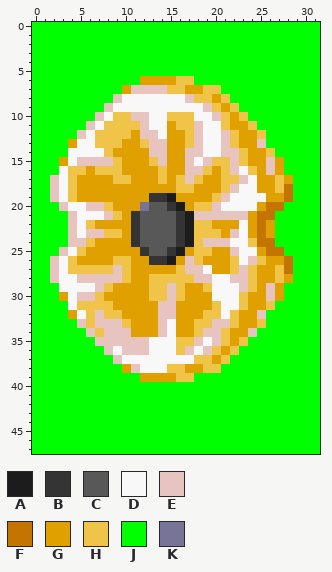
Pixel-art sprite -- Resources/WeaponrySprites/8thMelee/BigOb/21AlienAdvHoloShield.png. Above, as it was before the edit.
The file is 32x48 pixels. Colours within 5 levels of each other are drawn and written as one.
Palette (. is transparent): A #1c1c1c  B #343434  C #585858  D #f8f8f8  E #e8c4c0  F #c47400  G #e0a000  H #f0c448  J #00ff00  K #787498
Pixels before, first column x 0:
 0 JJJJJJJJJJJJJJJJJJJJJJJJJJJJJJJJ
 1 JJJJJJJJJJJJJJJJJJJJJJJJJJJJJJJJ
 2 JJJJJJJJJJJJJJJJJJJJJJJJJJJJJJJJ
 3 JJJJJJJJJJJJJJJJJJJJJJJJJJJJJJJJ
 4 JJJJJJJJJJJJJJJJJJJJJJJJJJJJJJJJ
 5 JJJJJJJJJJJJJJJJJJJJJJJJJJJJJJJJ
 6 JJJJJJJJJJJJGGGGHHJJJJJJJJJJJJJJ
 7 JJJJJJJJJJGEEEEHHGGHHJJJJJJJJJJJ
 8 JJJJJJJJJEDDDDDDDEHHGHJJJJJJJJJJ
 9 JJJJJJJJEDDDDDDDDDDEHGHJJJJJJJJJ
10 JJJJJJJEDHHEEDDHHHDDEHGHJJJJJJJJ
11 JJJJJJEDHHHHEDDGHHEDDHGGHJJJJJJJ
12 JJJJJEDHHHHGEEDGGHEDDEHGGHJJJJJJ
13 JJJJGDDHHHGGHEEGGHEDDEHGGEJJJJJJ
14 JJJJDDDDHGGGGEEGGEEDDEEHGGHJJJJJ
15 JJJGDEEEEHGGGHEGGEDEHHEHGGEGJJJJ
16 JJJDHHGHHHGGGGHGGEEHGHEDHGEGJJJJ
17 JJEDHGGGGHHGGGHGHEHGGHHEDGGHGJJJ
18 JJEDHGGGGGGGGGGGHHGGGHEDDGGHFJJJ
19 JJEDHGGGGGGGGBBAGGGGHEDDDDGGFJJJ
20 JJJEDDEEHGGGKCCBAGHHEDDDDGFFJJJJ
21 JJJJEDDDEHGBCCCCBAEEEEEEGFFJJJJJ
22 JJJJEDHGGGGBCCCCBAHHGGGDGFGJJJJJ
23 JJJJEDEEHHGBCCCCBAHHHGEDGFGJJJJJ
24 JJJJEEHGGGGBCCCCBAHEEEDDHFFJJJJJ
25 JJJEDHGGGGGGBCCBAGHHGGEDDGFFJJJJ
26 JJEDHGGGGHHGGBBAGEHGGGHDEHGGFJJJ
27 JJEDHHHHHEHGGGGGHEEDGGHEHGGHFJJJ
28 JJEDDEEEEEHGGHHHHHEEDDEEHGGHGJJJ
29 JJJDDDDEHGGGGHHEHGGHDDDEHGEGJJJJ
30 JJJGDEEHGGGGGHHEHGGGDDDHGGEGJJJJ
31 JJJJDHHHHGGGGGEEGGGGHDDHGGHJJJJJ
32 JJJJGDHEHHGGGGEEGGGHHDHGGEJJJJJJ
33 JJJJJEHEEEHGGGEDGGHHEEHGGHJJJJJJ
34 JJJJJJEHEEEGGGEDGGHEEHGGEJJJJJJJ
35 JJJJJJJEEEEEEDDDHHEDEHGHJJJJJJJJ
36 JJJJJJJJEDEEEDDDHEDEHGHJJJJJJJJJ
37 JJJJJJJJJEDDDDDDDDHHGHJJJJJJJJJJ
38 JJJJJJJJJJGEDDDHHGGHHJJJJJJJJJJJ
39 JJJJJJJJJJJJGGGGHHJJJJJJJJJJJJJJ
40 JJJJJJJJJJJJJJJJJJJJJJJJJJJJJJJJ
41 JJJJJJJJJJJJJJJJJJJJJJJJJJJJJJJJ
42 JJJJJJJJJJJJJJJJJJJJJJJJJJJJJJJJ
43 JJJJJJJJJJJJJJJJJJJJJJJJJJJJJJJJ
44 JJJJJJJJJJJJJJJJJJJJJJJJJJJJJJJJ
45 JJJJJJJJJJJJJJJJJJJJJJJJJJJJJJJJ
46 JJJJJJJJJJJJJJJJJJJJJJJJJJJJJJJJ
47 JJJJJJJJJJJJJJJJJJJJJJJJJJJJJJJJ
The same view after the edit:
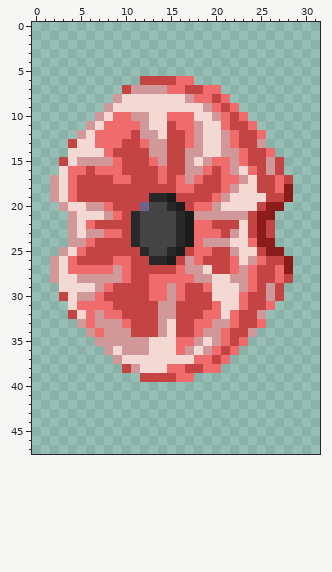
Diff:
Colour B changes from #343434 to #282828.
Colour C changes from #585858 to #444444.
Colour D changes from #f8f8f8 to #f4d8d4.
Colour E changes from #e8c4c0 to #d09898.
Colour F changes from #c47400 to #8c1c1c.
Colour G changes from #e0a000 to #c44444.
Colour H changes from #f0c448 to #f06c6c.
Colour K changes from #787498 to #6c648c.
The author cleared colour J in rows 0 to 5 at x 0 to 31; in row 6 at x 0 to 11 and 18 to 31; in row 7 at x 0 to 9 and 21 to 31; in row 8 at x 0 to 8 and 22 to 31; in row 9 at x 0 to 7 and 23 to 31; in row 10 at x 0 to 6 and 24 to 31.
The author cleared colour J in row 11 at x 0 to 5 and 25 to 31; in row 12 at x 0 to 4 and 26 to 31; in row 13 at x 0 to 3 and 26 to 31; in row 14 at x 0 to 3 and 27 to 31; in rows 15 to 16 at x 0 to 2 and 28 to 31; in rows 17 to 19 at x 0 to 1 and 29 to 31.
The author cleared colour J in row 20 at x 0 to 2 and 28 to 31; in rows 21 to 24 at x 0 to 3 and 27 to 31; in row 25 at x 0 to 2 and 28 to 31; in rows 26 to 28 at x 0 to 1 and 29 to 31; in rows 29 to 30 at x 0 to 2 and 28 to 31; in row 31 at x 0 to 3 and 27 to 31.
The author cleared colour J in row 32 at x 0 to 3 and 26 to 31; in row 33 at x 0 to 4 and 26 to 31; in row 34 at x 0 to 5 and 25 to 31; in row 35 at x 0 to 6 and 24 to 31; in row 36 at x 0 to 7 and 23 to 31; in row 37 at x 0 to 8 and 22 to 31.
The author cleared colour J in row 38 at x 0 to 9 and 21 to 31; in row 39 at x 0 to 11 and 18 to 31; in rows 40 to 47 at x 0 to 31.
Changed places in both pictures, as pixel boxes (x1, y1, x2, y2):
changed: (32, 22, 320, 454)
